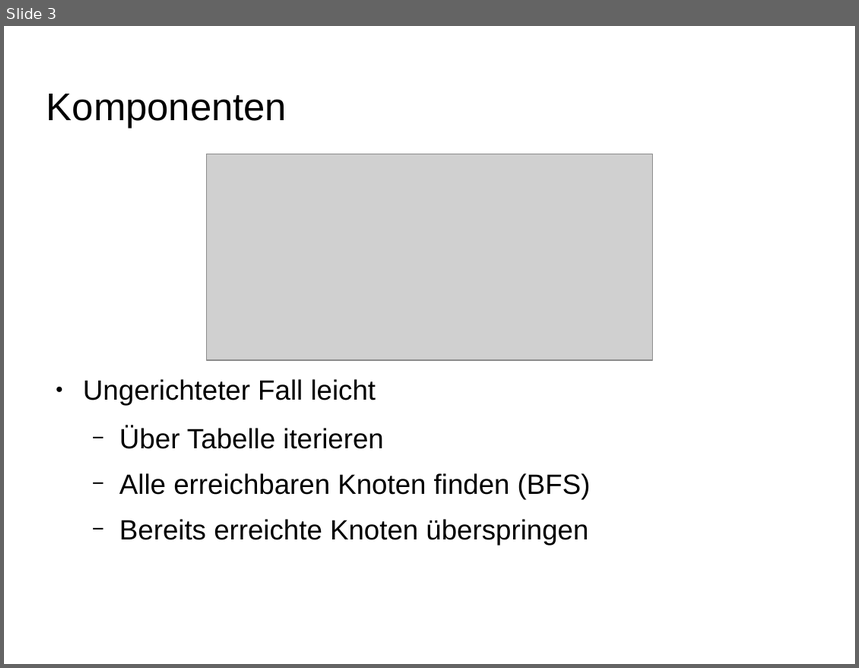
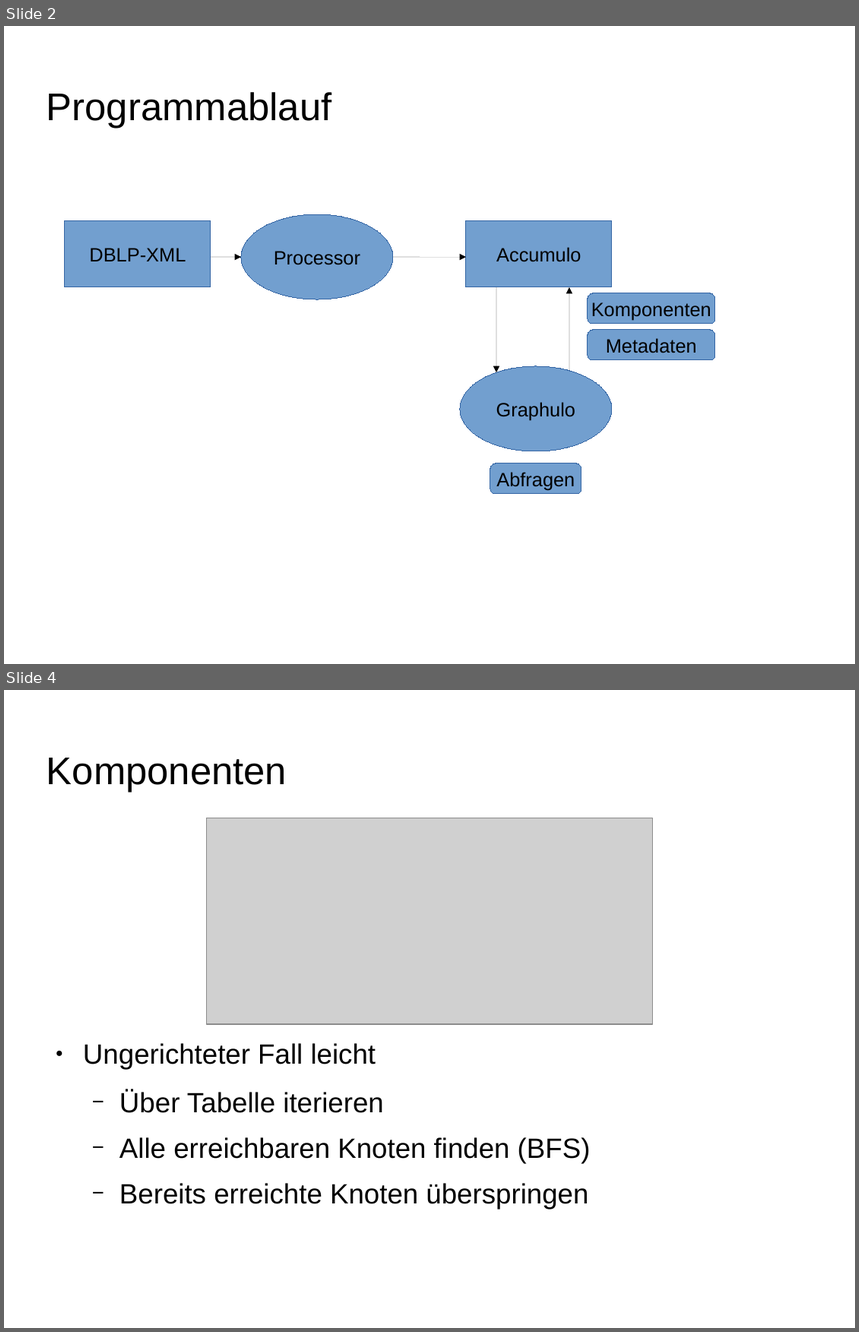
Before and after one commit to ScaDS/dblp-graphulo, a slide deck: doc/testat2.odp. Shown one above the other, each under a label of ours: slide 3 before the commit, slides 2 and 4 after it; the slides between them are not shown. The pictures are 859x668 and 859x1332 pixels, drawn with LibreOffice and Linux fonts; fonts in the diff are those of the drawing; grey boxes stand for pictures; background and template pictures are left out. Boxes give left, top, right and bottom in pixels: in the first picture for what was removed or moved away, otherwise in the second. Text is boxed around its words. In the diff, an @@ line names an element or a change of style, - is before the commit and + after.

```diff
--- a/doc/testat2.odp
+++ b/doc/testat2.odp
@@ slide 2 added at <box>4,26,855,664</box>, background picture (left out) @@
@@ title added at <box>47,92,332,128</box>, 36 pt, text #000000 @@
+Programmablauf
@@ rectangle added at <box>65,221,211,288</box>, fill #729FCF, outline #3465A4 0 pt, 18 pt, text #000000 @@
+DBLP-XML
@@ ellipse added at <box>241,214,393,300</box>, fill #729FCF, outline #3465A4 0 pt, 18 pt, text #000000 @@
+Processor
@@ rectangle added at <box>466,221,612,288</box>, fill #729FCF, outline #3465A4 0 pt, 18 pt, text #000000 @@
+Accumulo
@@ arrow added from (211, 257) to (241, 257), #000000 0 pt @@
@@ arrow added from (393, 257) to (466, 257), #000000 0 pt @@
@@ arrow added from (496, 288) to (496, 373), #000000 0 pt @@
@@ arrow added from (569, 373) to (569, 288), #000000 0 pt @@
@@ rounded rectangle added at <box>588,294,715,323</box>, fill #729FCF, outline #3465A4 0 pt, 18 pt, text #000000 @@
+Komponenten
@@ rounded rectangle added at <box>588,330,715,360</box>, fill #729FCF, outline #3465A4 0 pt, 18 pt, text #000000 @@
+Metadaten
@@ ellipse added at <box>461,366,613,452</box>, fill #729FCF, outline #3465A4 0 pt, 18 pt, text #000000 @@
+Graphulo
@@ rounded rectangle added at <box>490,464,582,494</box>, fill #729FCF, outline #3465A4 0 pt, 18 pt, text #000000 @@
+Abfragen
@@ what was slide 3 is now slide 4 @@
```
Also in this commit, not shown: 5 slides changed, 6 other slides added, 1 slide removed, 6 other files.
